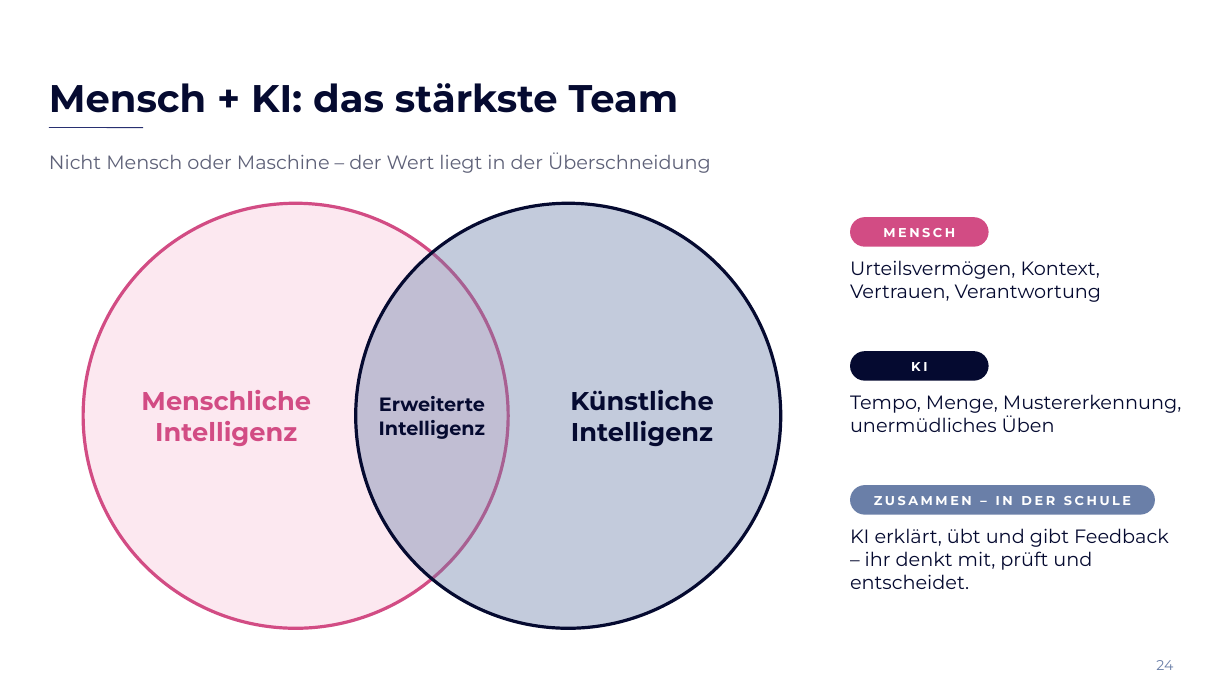
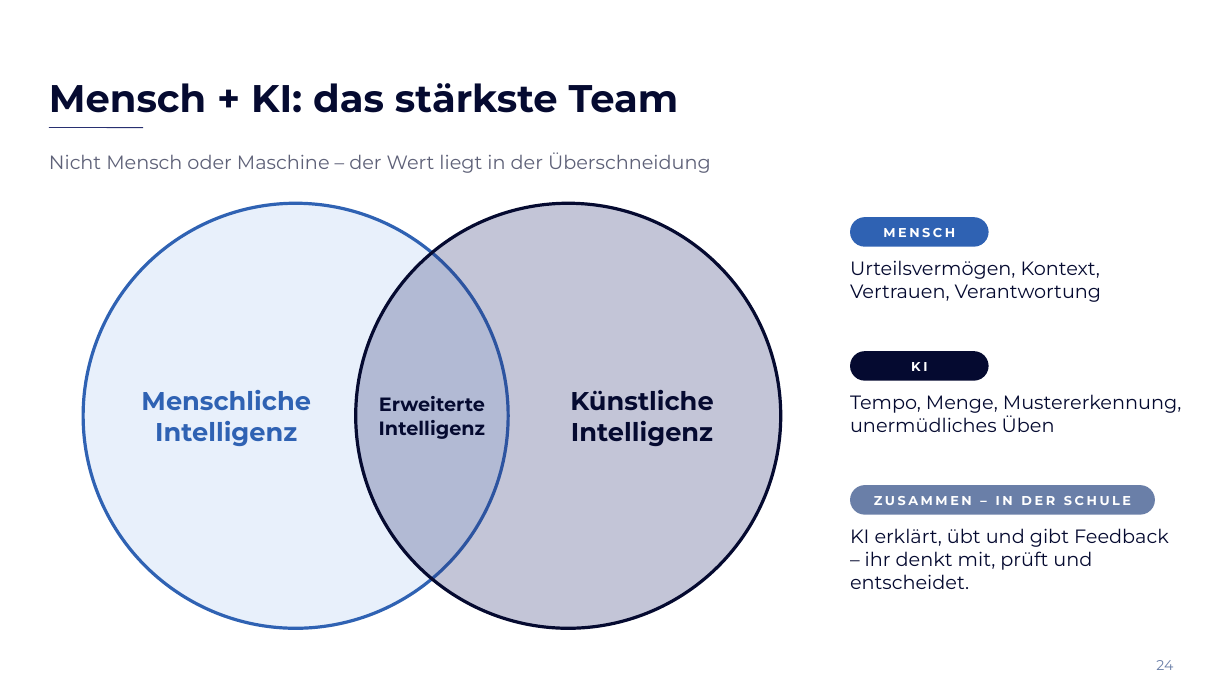
Before and after one commit to elias762/Advisory-board, a slide deck: slide 24 of ki-tag-gymnasium-sued/KI-Tag_Gymnasium-Sued_Impulsvortrag.pptx. Drawn at 1232x693 pixels with LibreOffice and Linux fonts; fonts in the diff are those of the drawing; background and template pictures are left out. Boxes give left, top, right and bottom in pixels: in the first picture for what was removed or moved away, otherwise in the second. Text is boxed around its words. In the diff, an @@ line names an element or a change of style, - is before the commit and + after.

```diff
--- a/ki-tag-gymnasium-sued/KI-Tag_Gymnasium-Sued_Impulsvortrag.pptx
+++ b/ki-tag-gymnasium-sued/KI-Tag_Gymnasium-Sued_Impulsvortrag.pptx
@@ ellipse at [83, 203, 508, 628]: fill #FCE8F0 to #E8F0FB; outline #D24C84 2.5 pt to #2F62B3 2.5 pt @@
@@ ellipse at [356, 203, 781, 628]: fill #6A7FA8 at 40% opacity to #283070 at 28% opacity @@
@@ rounded rectangle at [850, 217, 989, 247]: fill #D24C84 to #2F62B3 @@
@@ text "Menschliche" at [141, 390, 311, 446]: text colour #D24C84 to #2F62B3 @@
```
Also in this commit, not shown: 22 other slides changed, 11 slides added, 1 slide removed, 1 other file.
